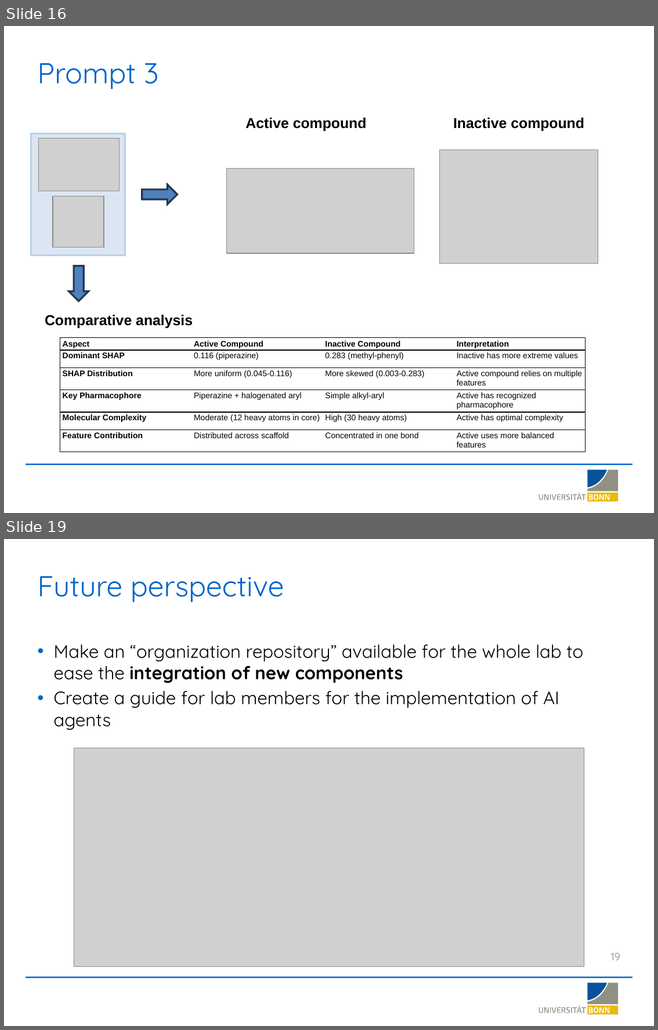
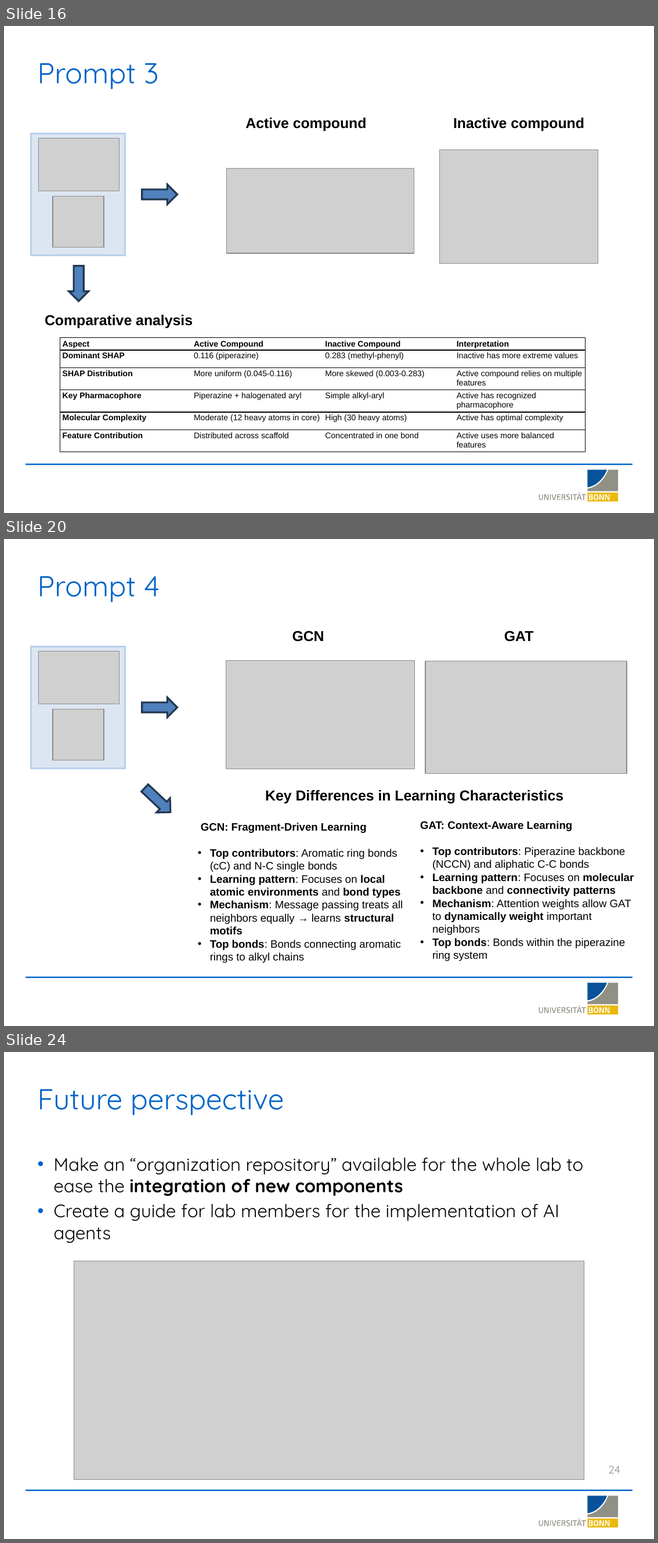
Before and after one commit to LSI-Uni-Bonn/ChemicHAL, a slide deck: slides/AI_Agent_Explainability.pptx. Shown one above the other, each under a label of ours: slides 16 and 19 before the commit, slides 16, 20 and 24 after it; the slides between them are not shown. The pictures are 658x1030 and 658x1543 pixels, drawn with LibreOffice and Linux fonts; fonts in the diff are those of the drawing; grey boxes stand for pictures; background and template pictures are left out. Boxes give left, top, right and bottom in pixels: in the first picture for what was removed or moved away, otherwise in the second. Text is boxed around its words. In the diff, an @@ line names an element or a change of style, - is before the commit and + after.

```diff
--- a/slides/AI_Agent_Explainability.pptx
+++ b/slides/AI_Agent_Explainability.pptx
@@ slide 20 added at [4, 539, 654, 1026], background #FFFFFF; not listed: 20 template elements that a slide beside it also shows @@
@@ title added at [38, 576, 160, 602], 32 pt, text #0064C8 @@
+Prompt 4
@@ picture added at [226, 660, 415, 769] @@
@@ picture added at [425, 661, 626, 773] @@
@@ group added at [31, 631, 534, 820]: 2 pictures, 2 right arrows, 2 texts, 1 rectangle @@
+GCN
+GAT
@@ text added at [265, 790, 563, 804], 16 pt, text #000000, bold @@
+Key Differences in Learning Characteristics
@@ text added at [201, 823, 403, 963], 12 pt, text #000000 @@
+GCN: Fragment-Driven Learning
+• Top contributors: Aromatic ring bonds (cC) and N-C single bonds
+• Learning pattern: Focuses on local atomic environments and bond types
+• Mechanism: Message passing treats all neighbors equally → learns structural motifs
+• Top bonds: Bonds connecting aromatic rings to alkyl chains
@@ text added at [420, 821, 633, 961], 12 pt, text #000000 @@
+GAT: Context-Aware Learning
+• Top contributors: Piperazine backbone (NCCN) and aliphatic C-C bonds
+• Learning pattern: Focuses on molecular backbone and connectivity patterns
+• Mechanism: Attention weights allow GAT to dynamically weight important neighbors
+• Top bonds: Bonds within the piperazine ring system
@@ what was slide 19 is now slide 24 @@
@@ page number at [608, 1466, 620, 1474]: text changed @@
-19
+24
```
Also in this commit, not shown: 3 slides changed, 4 other slides added.
